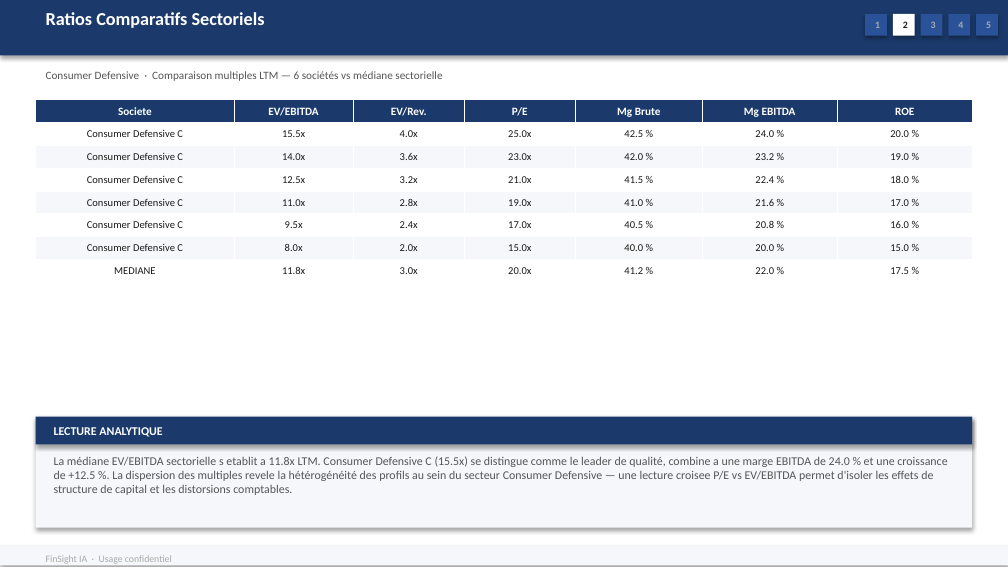
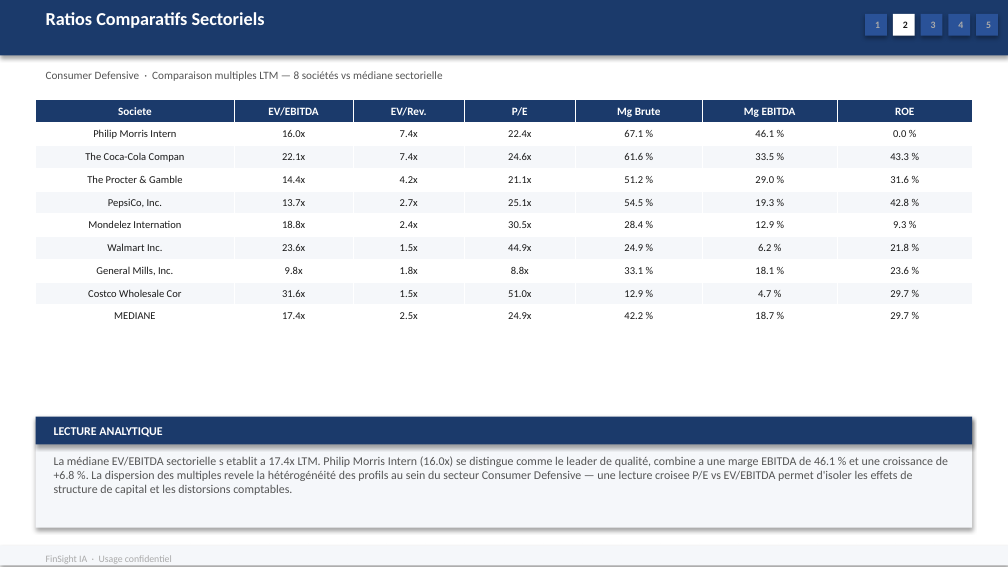
Before and after one commit to baptistejeh07-art/finsight-ia, a slide deck: slide 6 of preview/secteur_Consumer_Defensive_S&P_500/secteur_Consumer_Defensive_S&P_500.pptx. Drawn at 1008x567 pixels with LibreOffice and Linux fonts; fonts in the diff are those of the drawing. Boxes give left, top, right and bottom in pixels: in the first picture for what was removed or moved away, otherwise in the second. Text is boxed around its words. In the diff, an @@ line names an element or a change of style, - is before the commit and + after.

Commit message:
chore(preview): secteur_Consumer_Defensive_S&P_500 outputs regeneres

```diff
--- a/preview/secteur_Consumer_Defensive_S&P_500/secteur_Consumer_Defensive_S&P_500.pptx
+++ b/preview/secteur_Consumer_Defensive_S&P_500/secteur_Consumer_Defensive_S&P_500.pptx
@@ table at (x1=35, y1=99, x2=972, y2=323) @@
-row 2: Consumer Defensive C | 15.5x | 4.0x | 25.0x | 42.5 % | 24.0 % | 20.0 %
-row 3: Consumer Defensive C | 14.0x | 3.6x | 23.0x | 42.0 % | 23.2 % | 19.0 %
-row 4: Consumer Defensive C | 12.5x | 3.2x | 21.0x | 41.5 % | 22.4 % | 18.0 %
-row 5: Consumer Defensive C | 11.0x | 2.8x | 19.0x | 41.0 % | 21.6 % | 17.0 %
-row 6: Consumer Defensive C | 9.5x | 2.4x | 17.0x | 40.5 % | 20.8 % | 16.0 %
-row 7: Consumer Defensive C | 8.0x | 2.0x | 15.0x | 40.0 % | 20.0 % | 15.0 %
-row 8: MEDIANE | 11.8x | 3.0x | 20.0x | 41.2 % | 22.0 % | 17.5 %
+row 2: Philip Morris Intern | 16.0x | 7.4x | 22.4x | 67.1 % | 46.1 % | 0.0 %
+row 3: The Coca-Cola Compan | 22.1x | 7.4x | 24.6x | 61.6 % | 33.5 % | 43.3 %
+row 4: The Procter & Gamble | 14.4x | 4.2x | 21.1x | 51.2 % | 29.0 % | 31.6 %
+row 5: PepsiCo, Inc. | 13.7x | 2.7x | 25.1x | 54.5 % | 19.3 % | 42.8 %
+row 6: Mondelez Internation | 18.8x | 2.4x | 30.5x | 28.4 % | 12.9 % | 9.3 %
+row 7: Walmart Inc. | 23.6x | 1.5x | 44.9x | 24.9 % | 6.2 % | 21.8 %
+row 8: General Mills, Inc. | 9.8x | 1.8x | 8.8x | 33.1 % | 18.1 % | 23.6 %
+row 9: Costco Wholesale Cor | 31.6x | 1.5x | 51.0x | 12.9 % | 4.7 % | 29.7 %
+row 10: MEDIANE | 17.4x | 2.5x | 24.9x | 42.2 % | 18.7 % | 29.7 %
@@ text at (x1=54, y1=456, x2=948, y2=495): text changed @@
-La médiane EV/EBITDA sectorielle s etablit a 11.8x LTM. Consumer Defensive C (15.5x) se distingue comme le leader de qualité, combine a une marge EBITDA de 24.0 % et une croissance de +12.5 %. La dispersion des multiples revele la hétérogénéité des profils au sein du secteur Consumer Defensive — une lecture croisee P/E vs EV/EBITDA permet d'isoler les effets de structure de capital et les distorsions comptables.
+La médiane EV/EBITDA sectorielle s etablit a 17.4x LTM. Philip Morris Intern (16.0x) se distingue comme le leader de qualité, combine a une marge EBITDA de 46.1 % et une croissance de +6.8 %. La dispersion des multiples revele la hétérogénéité des profils au sein du secteur Consumer Defensive — une lecture croisee P/E vs EV/EBITDA permet d'isoler les effets de structure de capital et les distorsions comptables.
```
Also in this commit, not shown: 13 other slides changed, 1 other file.
